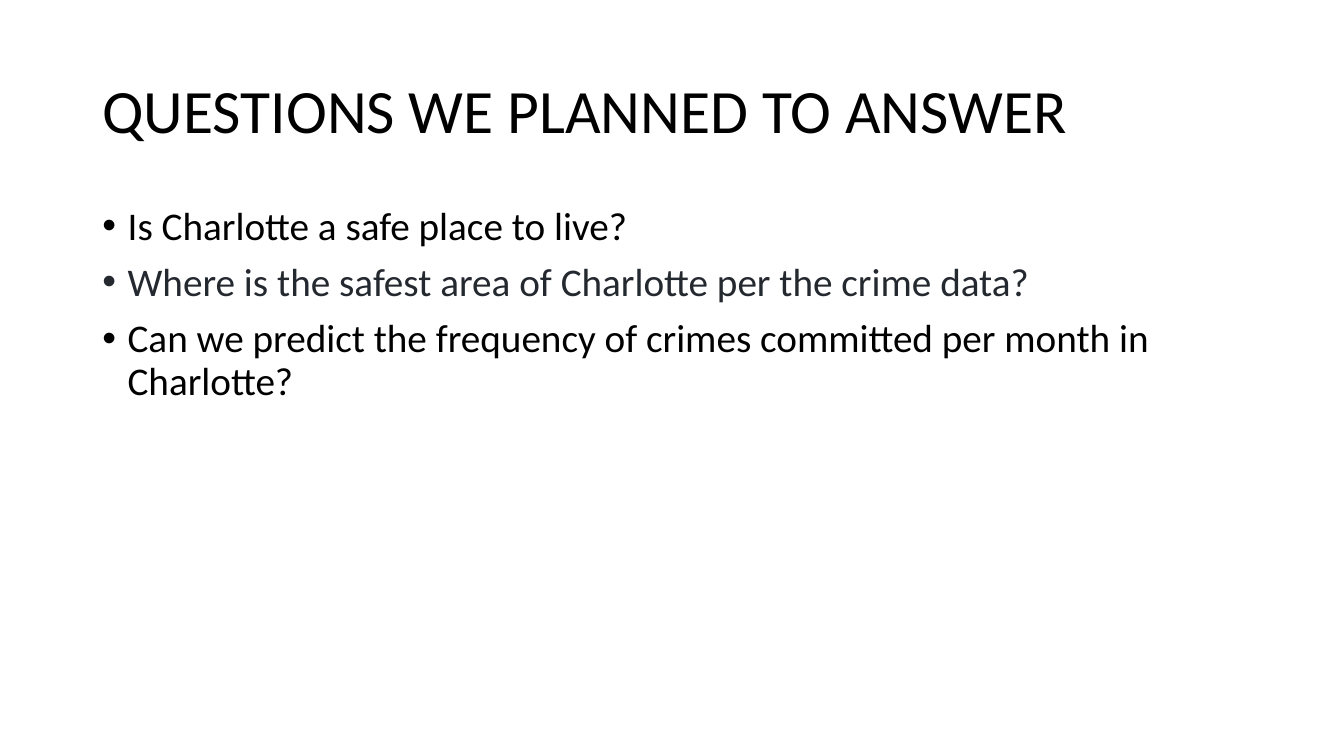
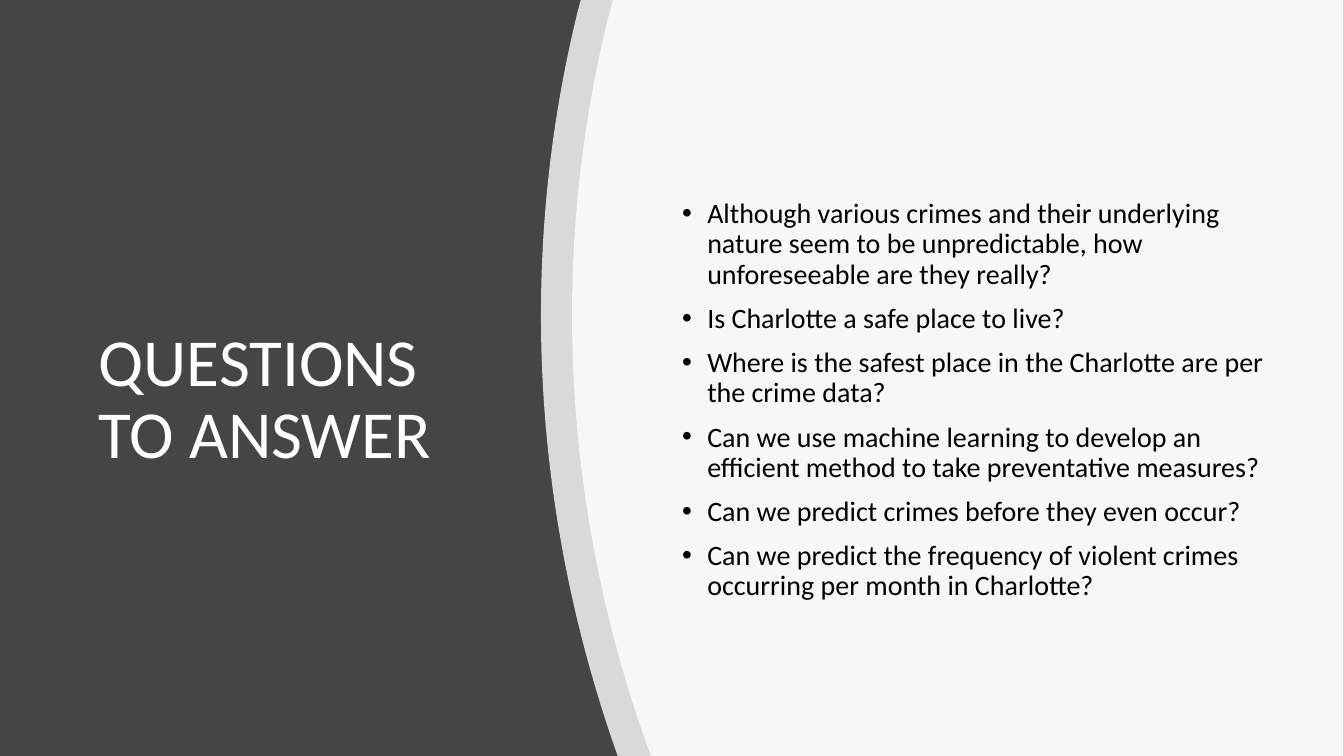
Before and after one commit to Kcav18/Final_Project, a slide deck: slide 3 of Final Presentation.pptx. Drawn at 1344x756 pixels with LibreOffice and Linux fonts; fonts in the diff are those of the drawing. Boxes give left, top, right and bottom in pixels: in the first picture for what was removed or moved away, otherwise in the second. Text is boxed around its words. In the diff, an @@ line names an element or a change of style, - is before the commit and + after.

Commit message:
Adding presentation

```diff
--- a/Final Presentation.pptx
+++ b/Final Presentation.pptx
@@ background #FFFFFF to #454545 @@
@@ freeform shape added at [541,0,1344,756], fill #FFFFFF at 80% opacity @@
@@ freeform shape added at [573,0,1344,756], fill #FFFFFF at 80% opacity @@
@@ text "Although various crimes and their ...": place and size @@
-text "Although various crimes and their ..." at [128,212,1149,396]
+text "Although various crimes and their ..." at [707,203,1263,600]
@@ text "Although various crimes and their ..." at [707,203,1263,600]: vertical alignment top to middle @@
@@ text at [707,203,1219,289]: paragraph added @@
+• Although various crimes and their underlying nature seem to be unpredictable, how unforeseeable are they really?
@@ text at [707,308,1064,333]: size 28 to 20 pt in "Is Charlotte a safe place to live?" @@
@@ title at [99,342,430,459]: text changed; size 44 to 48 pt; text colour #000000 to #FFFFFF @@
-QUESTIONS WE PLANNED TO ANSWER
+QUESTIONS TO ANSWER
@@ text at [707,352,1263,600]: text changed; size 28 to 20 pt @@
-• Where is the safest area of Charlotte per the crime data?
-• Can we predict the frequency of crimes committed per month in Charlotte?
+• Where is the safest place in the Charlotte are per the crime data?
+• Can we use machine learning to develop an efficient method to take preventative measures?
+• Can we predict crimes before they even occur?
+• Can we predict the frequency of violent crimes occurring per month in Charlotte?
```
Also in this commit, not shown: 8 other slides changed.
